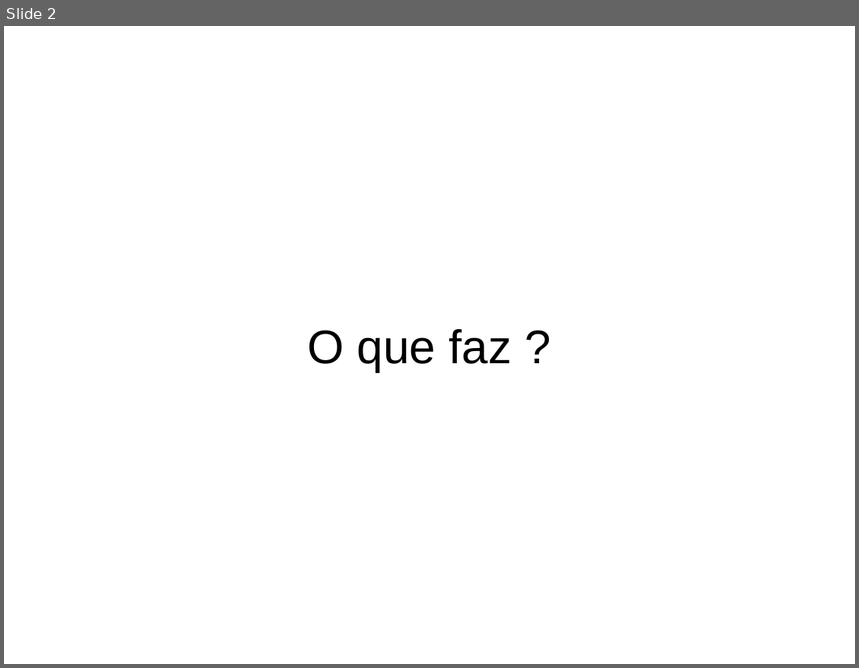
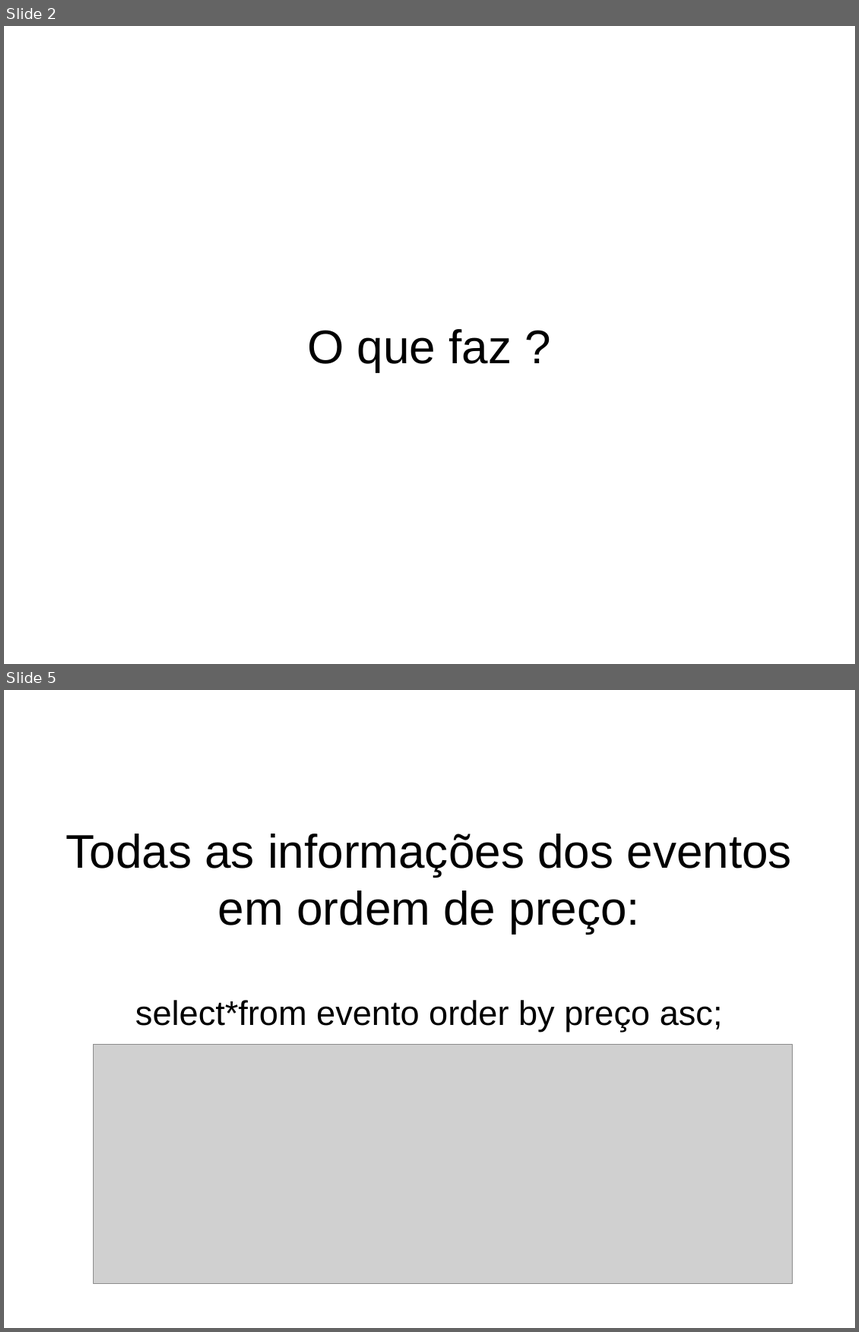
Before and after one commit to WagnerLucio123/Trabalho01, a slide deck: Trabalho de Banco de dados.odp. Shown one above the other, each under a label of ours: slide 2 before the commit, slides 2 and 5 after it; the slides between them are not shown. The pictures are 859x668 and 859x1332 pixels, drawn with LibreOffice and Linux fonts; fonts in the diff are those of the drawing; grey boxes stand for pictures; background and template pictures are left out. Boxes give left, top, right and bottom in pixels: in the first picture for what was removed or moved away, otherwise in the second. Text is boxed around its words. In the diff, an @@ line names an element or a change of style, - is before the commit and + after.

```diff
--- a/Trabalho de Banco de dados.odp
+++ b/Trabalho de Banco de dados.odp
@@ slide 5 added at [4,690,855,1328], background #FFFFFF @@
@@ title added at [66,834,792,1031], 44 pt, text #000000 @@
+Todas as informações dos eventos em ordem de preço:
+select*from evento order by preço asc;
@@ picture added at [94,1044,794,1284] @@
```
Also in this commit, not shown: 1 slide changed, 7 other slides added.
